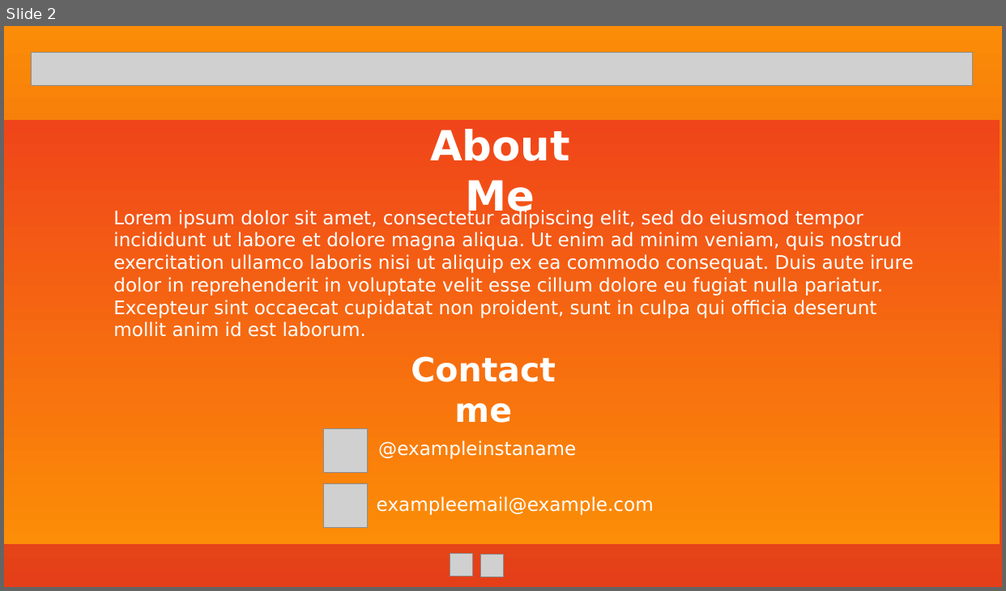
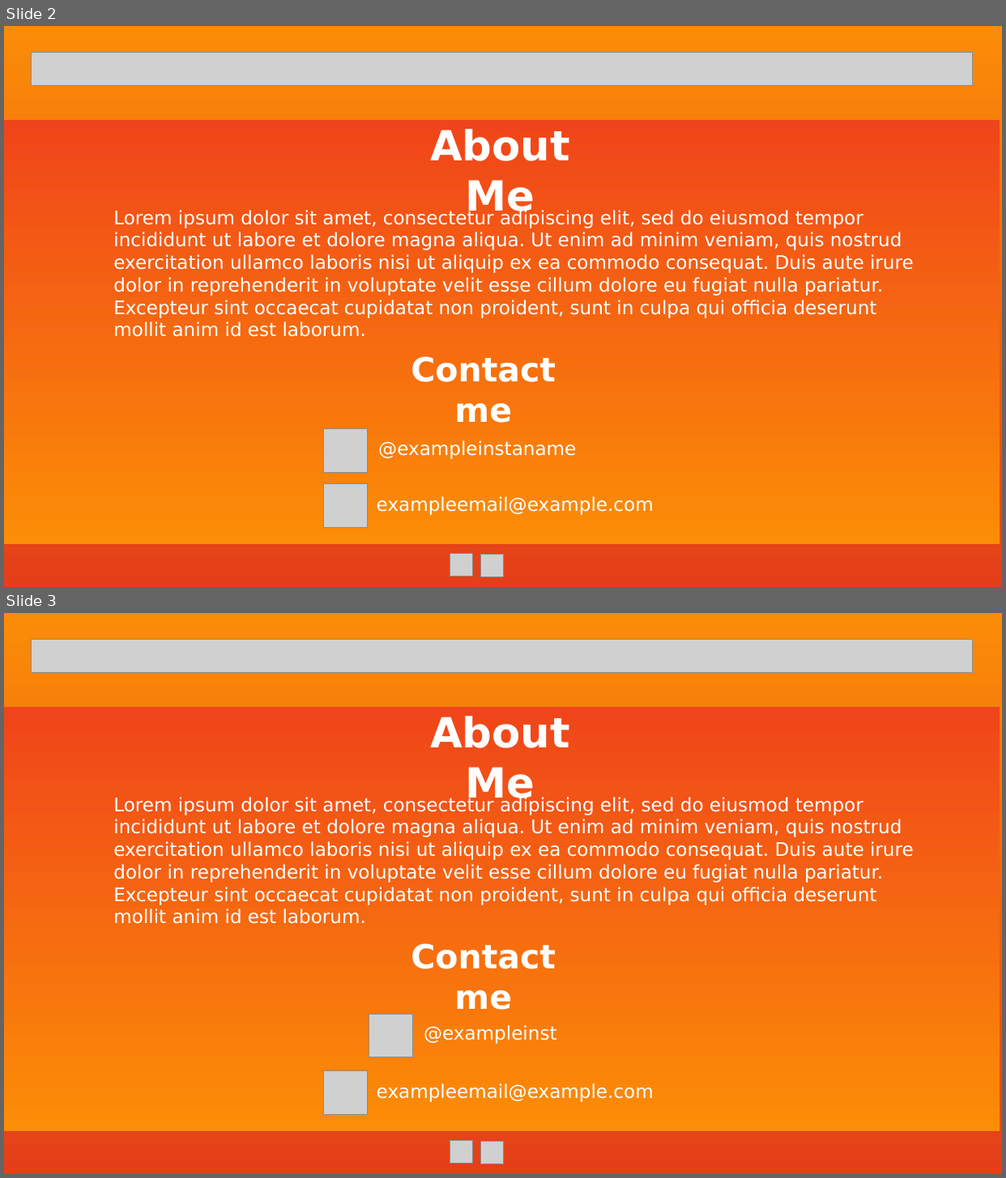
Before and after one commit to priyasha-mani/priyasha-mani.github.io, a slide deck: mainstuff/design.pptx. Shown one above the other, each under a label of ours: slide 2 before the commit, slides 2 and 3 after it. The pictures are 1006x591 and 1006x1178 pixels, drawn with LibreOffice and Linux fonts; fonts in the diff are those of the drawing; grey boxes stand for pictures; background and template pictures are left out; a plain dark background stands for a picture behind light text. Boxes give left, top, right and bottom in pixels: in the first picture for what was removed or moved away, otherwise in the second. Text is boxed around its words. In the diff, an @@ line names an element or a change of style, - is before the commit and + after.

```diff
--- a/mainstuff/design.pptx
+++ b/mainstuff/design.pptx
@@ slide 3 added at [4,613,1002,1174], background picture (left out) @@
@@ rounded rectangle added at [4,613,1002,1174], fill gradient #FB8C07 to #E43F19 @@
@@ picture added at [31,639,973,673] @@
@@ rectangle added at [4,707,999,1131], fill gradient #F0451A to #FC8D07 @@
@@ text added at [430,716,570,807], 40 pt, text #FFFFFF, bold @@
+About Me
@@ text added at [113,796,914,924], 18 pt, text #FFFFFF @@
+Lorem ipsum dolor sit amet, consectetur adipiscing elit, sed do eiusmod tempor incididunt ut labore et dolore magna aliqua. Ut enim ad minim veniam, quis nostrud exercitation ullamco laboris nisi ut aliquip ex ea commodo consequat. Duis aute irure dolor in reprehenderit in voluptate velit esse cillum dolore eu fugiat nulla pariatur. Excepteur sint occaecat cupidatat non proident, sunt in culpa qui officia deserunt mollit anim id est laborum.
@@ text added at [411,943,556,1010], 32 pt, text #FFFFFF, bold @@
+Contact me
@@ picture added at [369,1014,413,1058] @@
@@ text added at [424,1025,557,1044], 18 pt, text #FFFFFF @@
+@exampleinst
@@ picture added at [324,1071,367,1114] @@
@@ text added at [377,1084,654,1102], 18 pt, text #FFFFFF @@
+exampleemail@example.com
@@ picture added at [450,1142,473,1164] @@
@@ picture added at [481,1142,503,1165] @@
```
Also in this commit, not shown: 7 other files.
